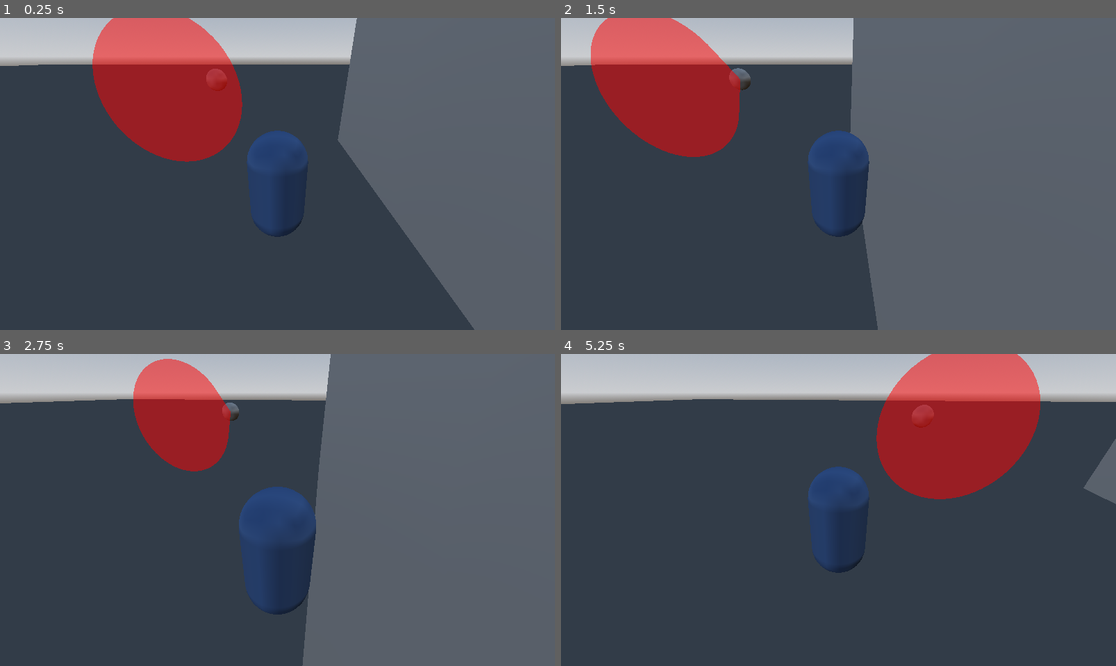
Above: before the commit, frames 1-4 (two rows, left to right).
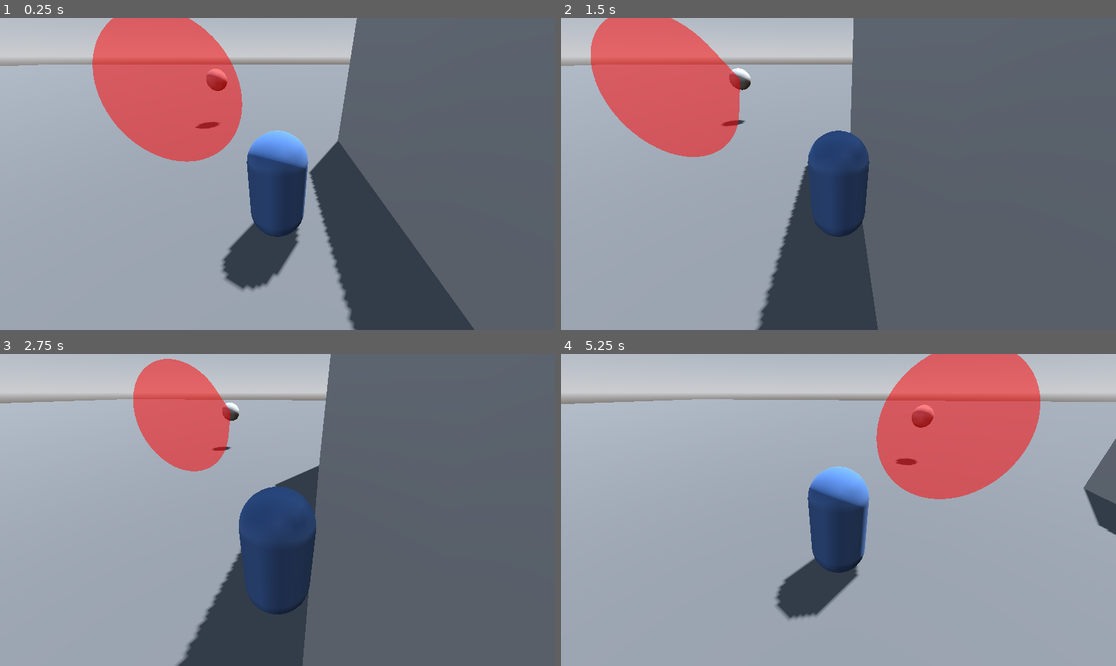
Above: after the commit, the same moments.

Repository: tmrupp/GGJ2026
Game: Godot game, scene res://scenes/level.tscn
Same seed, same stepped clock (60 frames per second), same inputs: the game is played once before the commit and once after it. This scene is started directly instead of the project's main scene.
Inputs:
- Up to frame 1 (0.25 s): no input
- Up to frame 2 (1.5 s): tap Enter at 0.5 s; hold D (Right) 0.53-1.28 s; tap Q (Clockwise) at 0.6 s; hold S (Back) from 1.28 s (still down); tap E (CounterClockwise) at 1.35 s
- Up to frame 3 (2.75 s): release S (Back) at 2.03 s; hold D (Right) from 2.03 s (still down); tap Q (Clockwise) at 2.1 s
- Up to frame 4 (5.25 s): release D (Right) at 2.78 s; hold W (Forward) 2.78-3.53 s; tap E (CounterClockwise) at 2.85, 4.35 s; hold A (Left) 3.53-5.03 s; tap Q (Clockwise) at 3.6, 5.1 s; hold S (Back) from 5.03 s (still down)

The runs differ from the first frame. In frame 1, 47% of the frame differs, in the area x 0-65%, y 14-100%; in frame 2, 37%; in frame 3, 39%; in frame 4, 80%, in the area x 0-100%, y 14-100%.

Commit message:
fix vision cone detection

Diff:
--- a/scenes/level.tscn
+++ b/scenes/level.tscn
@@ -41,6 +41,10 @@
 [node name="Main" type="Node3D"]
 script = ExtResource("1_mx8sn")
 
+[node name="DirectionalLight3D" type="DirectionalLight3D" parent="."]
+transform = Transform3D(-0.8660254, -0.43301278, 0.25, 0, 0.49999997, 0.86602545, -0.50000006, 0.75, -0.43301266, 0, 0, 0)
+shadow_enabled = true
+
 [node name="WorldEnvironment" type="WorldEnvironment" parent="."]
 environment = SubResource("Environment_w8frs")
 
--- a/scripts/level.gd
+++ b/scripts/level.gd
@@ -2,5 +2,10 @@
 
 @onready var player = $Player
 
+signal caught
+
 func _ready() -> void:
-	pass
+	caught.connect(_on_player_caught)
+
+func _on_player_caught():
+	print("we caught the player")
--- a/scripts/vision_cone.gd
+++ b/scripts/vision_cone.gd
@@ -3,10 +3,7 @@
 @onready var collider = $Area3D
 @onready var level = $/root/Main
 
-signal caught
-
 func _ready() -> void:
 	collider.connect("body_entered", func(body):
-		print("body entered, checking if it's player")
 		if body == level.player:
-			caught.emit())
+			level.caught.emit())
